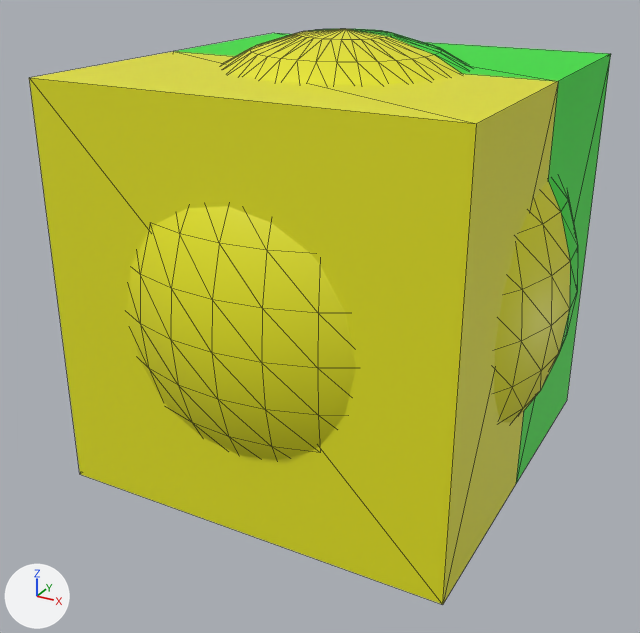
An edit to the glTF model Assets/cube-sphere.glb, drawn before and after from the same camera.
Before and after are seen from a camera (50 mm lens) standing at (1.96, -3.8, 1.59) and looking at (-0.05, -0.15, -0.24). The axes (+X, +Y, +Z) are drawn at lower left. The lights are the same throughout. Mesh edges are drawn as thin lines.

Script lines for the objects in view, before the commit:
```python
me_cube_001 = bpy.data.meshes.new('Cube.001')
me_cube_001.from_pydata(...)  # 12 vertices, 20 faces; spans x -1.0..1.0, y -1.0..1.0, z -1.0..1.0
# faces by material slot: [10, 10]
me_cube_001.materials.append(mat_submat1)  # green #27e72b
me_cube_001.materials.append(mat_submat2)  # yellow #e7e61c
me_sphere_001 = bpy.data.meshes.new('Sphere.001')
me_sphere_001.from_pydata(...)  # 482 vertices, 960 faces; spans x -1.16..1.16, y -1.16..1.16, z -1.16..1.16
# faces by material slot: [480, 480]
me_sphere_001.materials.append(mat_submat1)  # green #27e72b
me_sphere_001.materials.append(mat_submat2)  # yellow #e7e61c
ob_cube = bpy.data.objects.new('Cube', me_cube_001)
ob_cube.location = (0.0, 0.0, 0.0)
ob_sphere = bpy.data.objects.new('Sphere', me_sphere_001)
ob_sphere.location = (0.0, 0.0, 0.0)
```
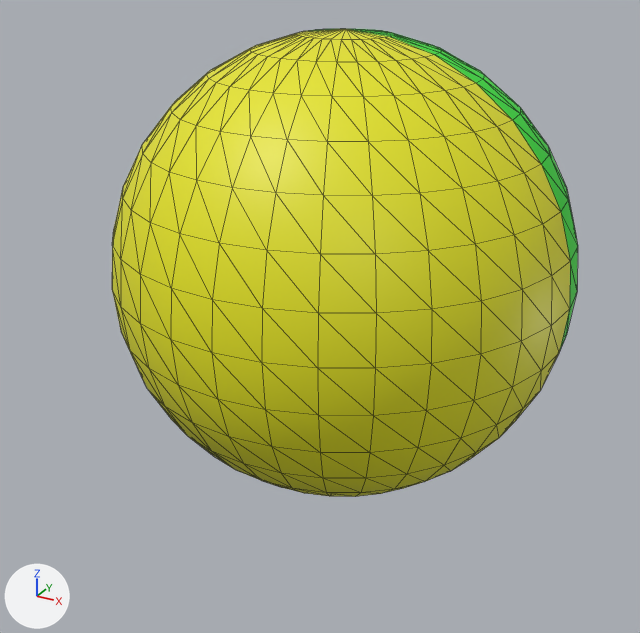
What the commit changed:
Object 'Cube' (ob_cube) now shows nothing instead of me_cube_001.

Location of each change, (x1, y1, x2, y2) in pixels of the pictures (640 x 633 px):
'Cube', no longer drawn (yellow)
    before: (29, 33, 611, 604)
    faces in mat_submat2 (yellow #e7e61c): (29, 51, 558, 604)
    faces in mat_submat1 (green #27e72b): (174, 33, 611, 483)
'Sphere', unchanged, uncovered by the edit
    before: (127, 29, 578, 460)
    after: (112, 29, 578, 497)
